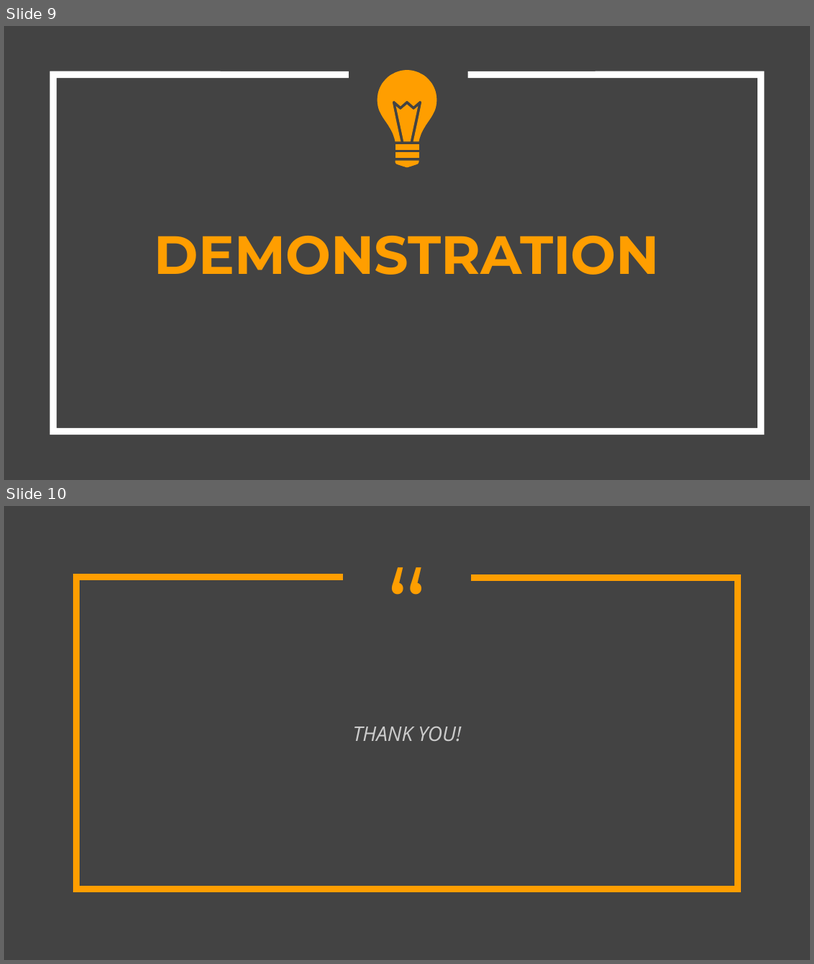
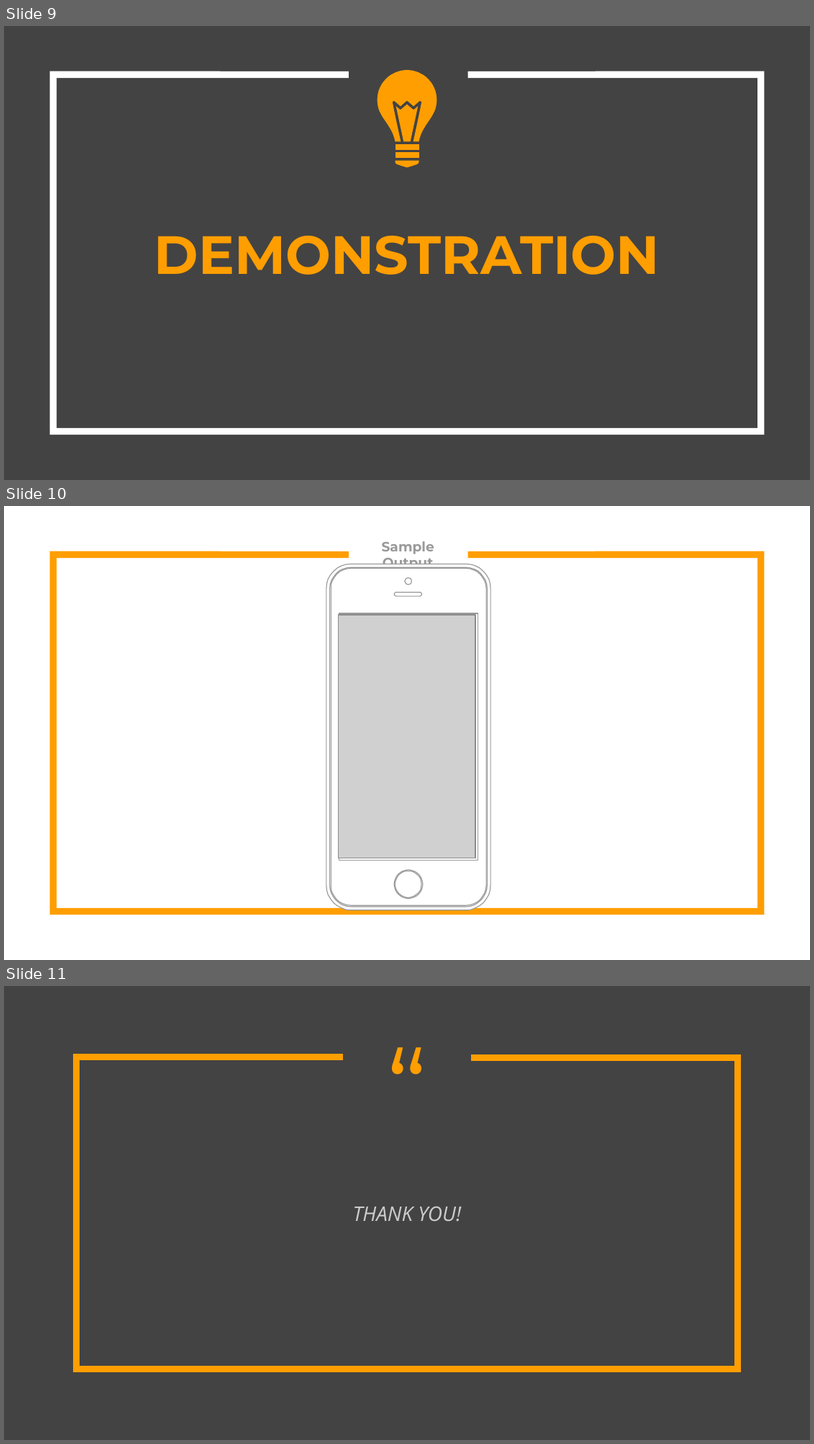
Before and after one commit to JaoColoma/jaocoloma.github.io, a slide deck: VVS.pptx. Shown one above the other, each under a label of ours: slides 9 and 10 before the commit, slides 9, 10 and 11 after it. The pictures are 814x964 and 814x1444 pixels, drawn with LibreOffice and Linux fonts; fonts in the diff are those of the drawing; grey boxes stand for pictures. Boxes give left, top, right and bottom in pixels: in the first picture for what was removed or moved away, otherwise in the second. Text is boxed around its words. In the diff, an @@ line names an element or a change of style, - is before the commit and + after.

Commit message:
Edit PPT

```diff
--- a/VVS.pptx
+++ b/VVS.pptx
@@ slide 10 added at [4,506,810,960], background #FFFFFF @@
@@ title added at [382,541,435,569], 12 pt, text #999999, bold @@
+Sample Output
@@ freeform shape added at [53,554,761,911], outline #FF9E00 6 pt @@
@@ freeform shape added at [327,564,491,910], fill #FFFFFF, outline #999999 0.75 pt @@
@@ picture added at [339,615,476,858] @@
@@ what was slide 10 is now slide 11 @@
```
